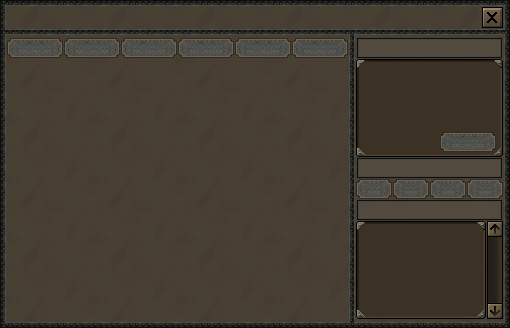
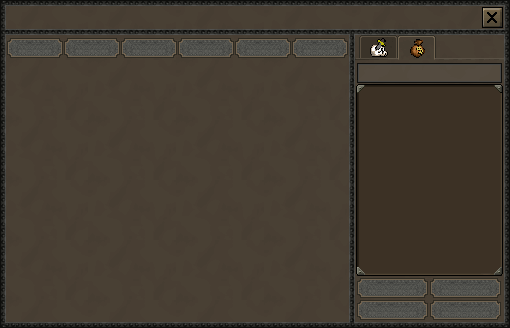
Layers edited between the first and the second 510 × 328 image:
removed layer "tradebacking_light.png" over [left=357, top=38, right=502, bottom=220]
added layer "Pasted Layer #4" above "Pasted Layer #2" over [left=357, top=63, right=502, bottom=83]
added layer "Pasted Layer #2" above "Pasted Layer #1" over [left=355, top=35, right=504, bottom=276]
moved "Pasted Layer #1" above "Pasted Layer", painted on it over [left=357, top=221, right=503, bottom=320]
removed layer "graphic_834.png" over [left=356, top=59, right=503, bottom=319]
hid "Pasted Layer", painted on it over [left=356, top=92, right=503, bottom=199]
added layer "Pasted Layer #3" above "graphic_1623.png" over [left=356, top=63, right=503, bottom=276]
painted on "graphic_1623.png" over [left=354, top=34, right=355, bottom=79]
